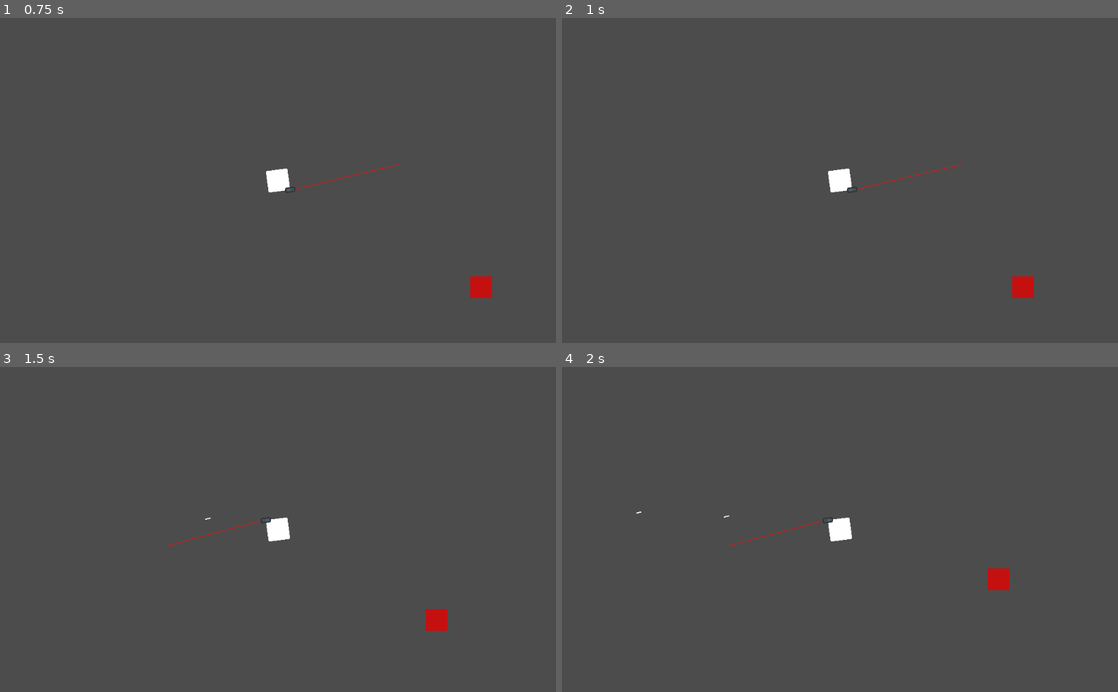
Above: before the commit, frames 1-4 (two rows, left to right).
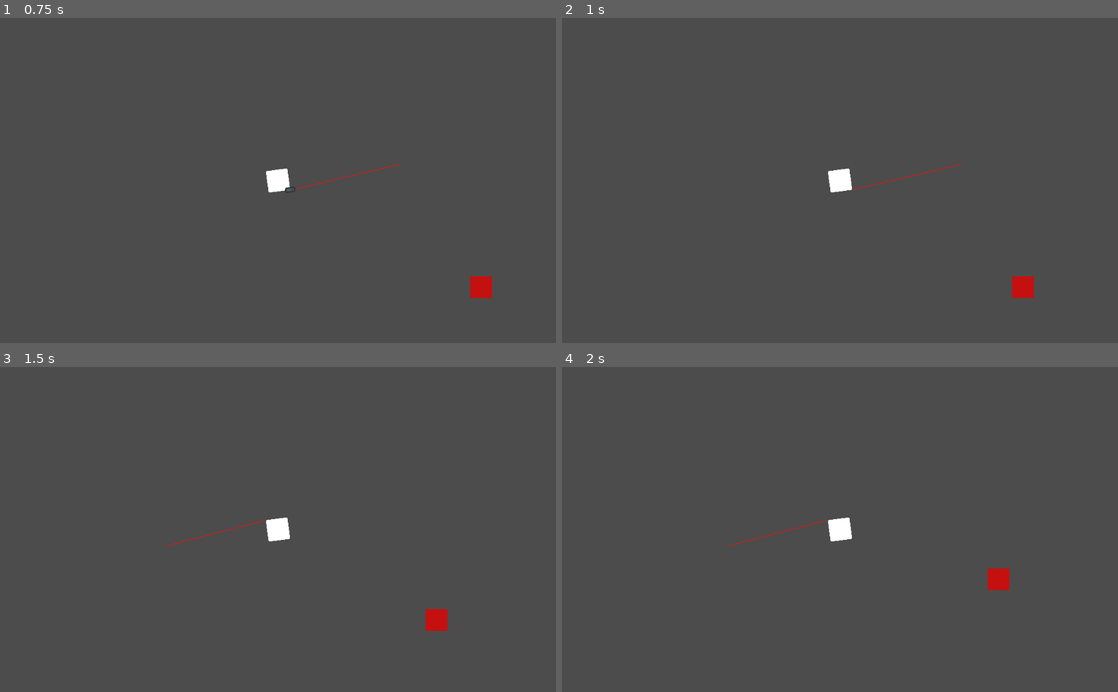
Above: after the commit, the same moments.

Repository: Eniiqz/CubeZ
Game: Godot game, scene res://World/World.tscn
Two runs of this game, one before a commit and one after it. Both use one fixed random seed, a clock stepped at 60 frames per second and the inputs below.
Inputs (mouse positions are in pixels of both pictures, inside the frame that each line leads up to):
- Up to frame 1 (0.75 s): tap Enter at 0.5 s; move the mouse to (400, 164) at 0.52 s; press the mouse at (400, 164) at 0.53 s; hold D (move_right) from 0.53 s (still down)
- Up to frame 2 (1 s): keep holding D (move_right); tap 3 (weapon_slot_3, bound only after the commit) at 0.8 s
- Up to frame 3 (1.5 s): move the mouse to (166, 545) at 1.27 s; release D (move_right) at 1.28 s; release the mouse at (166, 545) at 1.28 s; hold S (move_down) from 1.28 s (still down); tap 3 (weapon_slot_3, bound only after the commit) at 1.35 s
- Up to frame 4 (2 s): keep holding S (move_down); click (728, 545) at 1.55 s

Frame 1 is identical in both runs. In frame 2, less than 0.1% of the frame differs, in the area x 51-72%, y 45-54%; in frame 3, less than 0.1%; in frame 4, less than 0.1%, in the area x 13-49%, y 44-55%.
Error before the commit: Division By Zero in operator '/'. (res://Weapons/Weapon.gd:31)
Error after the commit: Division By Zero in operator '/'. (res://Weapons/Weapon.gd:32)

Commit message:
Updated bursting

Diff:
--- a/Weapons/Weapon.gd
+++ b/Weapons/Weapon.gd
@@ -3,6 +3,7 @@
 
 
 onready var ShootCooldown = get_node("ShootCooldown")
+onready var BurstCooldown = get_node("BurstCooldown")
 onready var ReloadTimer = get_node("Reload")
 onready var PlayerRaycast = get_parent().PlayerRaycast
 onready var WeaponLine = get_node("Line2D")
--- a/Weapons/Weapon.tscn
+++ b/Weapons/Weapon.tscn
@@ -21,3 +21,6 @@
 
 [node name="Reload" type="Timer" parent="."]
 one_shot = true
+
+[node name="BurstCooldown" type="Timer" parent="."]
+one_shot = true
--- a/Weapons/WeaponManager.gd
+++ b/Weapons/WeaponManager.gd
@@ -69,7 +69,9 @@
 				1:
 					_shoot()
 				2:
-					pass
+					for shot in current_weapon.burst_options.shots_in_burst:
+						current_weapon.BurstCooldown.start(current_weapon.burst_options.burst_delay)
+						_shoot()
 					# Handle burst fire
 
 func _input(event: InputEvent):
@@ -82,3 +84,5 @@
 			switch_weapon(weapons[0])
 		elif event.is_action_released("weapon_slot_2"):
 			switch_weapon(weapons[1])
+		elif event.is_action_pressed("weapon_slot_3"):
+			switch_weapon(weapons[2])
--- a/project.godot
+++ b/project.godot
@@ -83,6 +83,11 @@
 "events": [ Object(InputEventKey,"resource_local_to_scene":false,"resource_name":"","device":0,"alt":false,"shift":false,"control":false,"meta":false,"command":false,"pressed":false,"scancode":50,"unicode":0,"echo":false,"script":null)
  ]
 }
+weapon_slot_3={
+"deadzone": 0.5,
+"events": [ Object(InputEventKey,"resource_local_to_scene":false,"resource_name":"","device":0,"alt":false,"shift":false,"control":false,"meta":false,"command":false,"pressed":false,"scancode":51,"unicode":0,"echo":false,"script":null)
+ ]
+}
 
 [physics]
 
